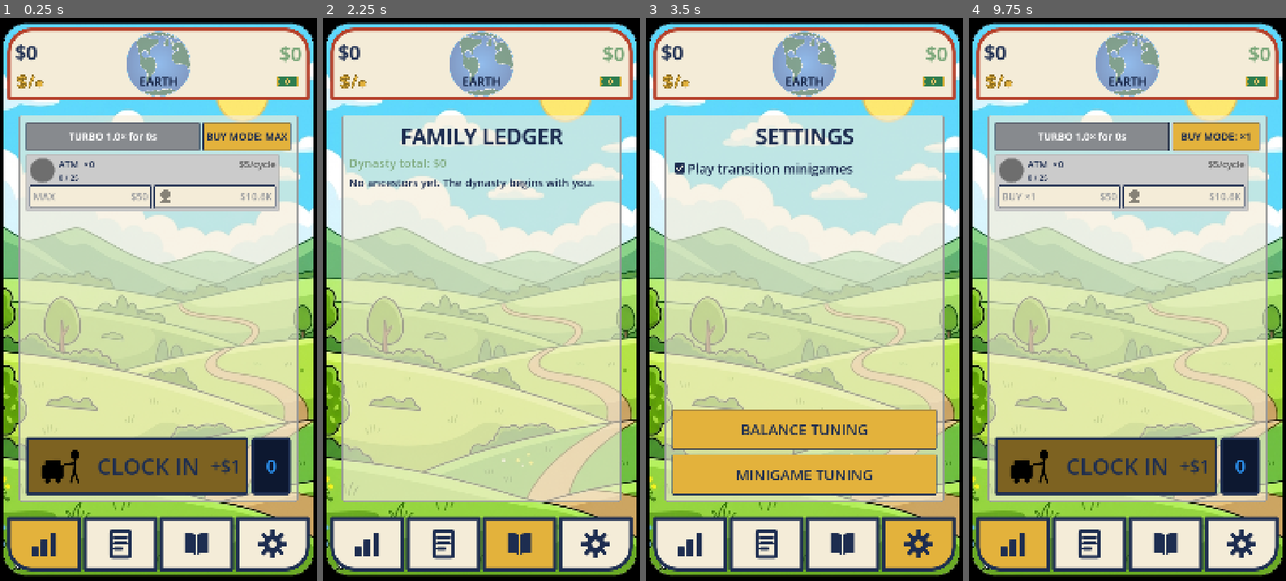
Above: before the commit, frames 1-4 (left to right).
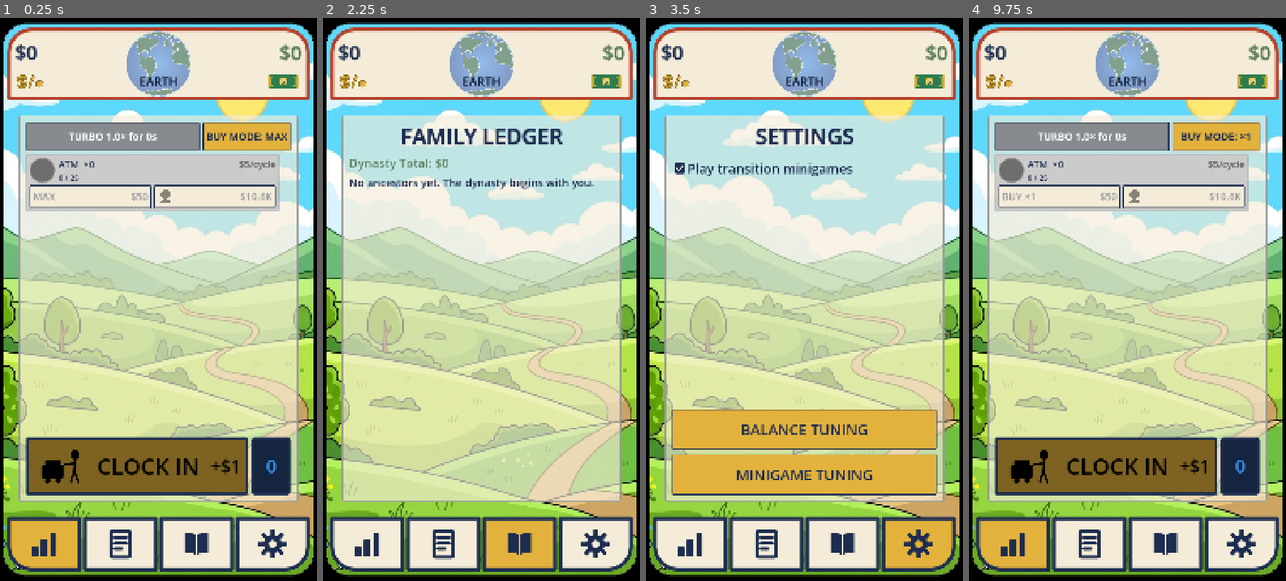
Above: after the commit, the same moments.

Repository: TimGoergen/american-tycoon
Game: Godot game, scene res://Main.tscn
Same seed, same stepped clock (60 frames per second), same inputs: the game is played once before the commit and once after it.
Inputs (mouse positions are in pixels of both pictures, inside the frame that each line leads up to):
- Up to frame 1 (0.25 s): no input
- Up to frame 2 (2.25 s): click (367, 541) at 0.52 s; click (443, 541) at 1.27 s; click (519, 541) at 2.02 s
- Up to frame 3 (3.5 s): click (918, 541) at 2.77 s
- Up to frame 4 (9.75 s): click "Play transition minigames" at 3.5 s; click "Play transition minigames" at 4.25 s; click "BALANCE TUNING" at 5 s; click "MINIGAME TUNING" at 5.75 s; click "BALANCE TUNING" at 6.5 s; click "MINIGAME TUNING" at 7.25 s; click (1013, 541) at 8.02 s; click "TAP AGAIN TO WIPE" at 8.75 s; click "BUY MODE: MAX" at 9.5 s

The runs differ from the first frame. In frame 1, 0.8% of the frame differs, in the area x 30-96%, y 4-82%; in frame 2, 0.5%; in frame 3, 0.3%; in frame 4, 0.8%.

Commit message:
UI: bigger bill, brighter level plate, black Clock In text, darker money green
All verified by headless crops.

- HeroStat: the dollar-bill icon is 40% larger (72×36 -> 100×50); it is positioned from its
  right edge, so the right margin is unchanged. The cash-on-hand total now uses a darker money
  green (new UiPalette.DARK_MONEY_GREEN) for more weight.
- WagePanel: the level badge's plate is a slightly brighter dark blue (LEVEL_PLATE_BG #15243F)
  — INK_NAVY read as nearly black — still darker than the navy frame. The "CLOCK IN" label and
  its "+$x" amount are now full black to match the reference art.
- FamilyLedgerScreen: the dynasty total uses the same DARK_MONEY_GREEN and now reads
  "Dynasty Total: $x" (capital T).

Boot clean; no project.godot churn.

Co-Authored-By: Claude Opus 4.8 <noreply@anthropic.com>
Claude-Session: https://claude.ai/code/session_01YGt1uUMG6RvKpKkyyiDnAD

Diff:
--- a/game/scripts/ui/FamilyLedgerScreen.gd
+++ b/game/scripts/ui/FamilyLedgerScreen.gd
@@ -61,7 +61,7 @@
 
 	_total_label = Label.new()
 	_total_label.autowrap_mode = TextServer.AUTOWRAP_WORD_SMART
-	_total_label.add_theme_color_override("font_color", UiPalette.MONEY_GREEN)
+	_total_label.add_theme_color_override("font_color", UiPalette.DARK_MONEY_GREEN)
 	_total_label.add_theme_font_size_override("font_size", TOTAL_SIZE)
 	column.add_child(_total_label)
 
@@ -89,7 +89,7 @@
 ## reads chronologically). `lifetime_total` is the dynasty-wide cash-earned sum shown in
 ## the header. Call when the tab is opened, so it reflects the latest succession.
 func refresh(ancestors: Array, lifetime_total: float) -> void:
-	_total_label.text = "Dynasty total: %s" % Money.of(lifetime_total).display()
+	_total_label.text = "Dynasty Total: %s" % Money.of(lifetime_total).display()
 
 	# The list grows each generation, so rebuild it fresh rather than appending.
 	for child in _list.get_children():
--- a/game/scripts/ui/HeroStat.gd
+++ b/game/scripts/ui/HeroStat.gd
@@ -41,7 +41,9 @@
 # CASH_BILL_EDGE_PAD is extra right clearance on top of EDGE_MARGIN so the edge-filling bill
 # sits comfortably inside the thick red frame rather than against it.
 const CASH_BILL_ICON_PATH := "res://art/icons/dollar_bill.svg"
-const CASH_BILL_SIZE := Vector2(72, 36)
+# 40% larger than the original 72×36 (Tim, 2026-06-28). The bill is positioned from its RIGHT
+# edge (area.x − margin), so enlarging it grows the bill leftward and keeps the right margin.
+const CASH_BILL_SIZE := Vector2(100, 50)
 const CASH_BILL_EDGE_PAD := 14
 
 # The gold "$/s" income-per-second symbol shown beneath the income number, left-aligned
@@ -168,7 +170,7 @@
 	_income_label = _make_label(UiPalette.NAVY, INCOME_FONT_SIZE, INCOME_BOLD)
 	_content.add_child(_income_label)
 
-	_cash_label = _make_label(UiPalette.MONEY_GREEN, CASH_FONT_SIZE, CASH_BOLD)
+	_cash_label = _make_label(UiPalette.DARK_MONEY_GREEN, CASH_FONT_SIZE, CASH_BOLD)
 	_content.add_child(_cash_label)
 
 	# Beneath each value sits a small icon instead of a word (Tim, 2026-06-28): the gold "$/s"
--- a/game/scripts/ui/UiPalette.gd
+++ b/game/scripts/ui/UiPalette.gd
@@ -15,6 +15,9 @@
 const DARK_GOLD := Color("#A87C16")
 const ATOMIC_TEAL := Color("#9FD8D4")
 const MONEY_GREEN := Color("#7DA87B")
+## A darker money green for headline dollar figures that want more weight than the soft
+## MONEY_GREEN — the cash-on-hand total and the Family Ledger's dynasty total (Tim, 2026-06-28).
+const DARK_MONEY_GREEN := Color("#5E7E5C")
 const INK_NAVY := Color("#0D1830")
 const BRICK := Color("#8E2F1E")
 const PALE_GOLD := Color("#F0D49A")
--- a/game/scripts/ui/WagePanel.gd
+++ b/game/scripts/ui/WagePanel.gd
@@ -253,7 +253,8 @@
 	_wage_title_label.vertical_alignment = VERTICAL_ALIGNMENT_CENTER
 	_wage_title_label.size_flags_horizontal = Control.SIZE_EXPAND_FILL
 	_wage_title_label.add_theme_font_size_override("font_size", UiPalette.FONT_PAGE_TITLE)
-	_wage_title_label.add_theme_color_override("font_color", UiPalette.NAVY)
+	# Full black to match the reference art (Tim, 2026-06-28).
+	_wage_title_label.add_theme_color_override("font_color", Color.BLACK)
 	_wage_title_label.mouse_filter = Control.MOUSE_FILTER_IGNORE
 	row.add_child(_wage_title_label)
 
@@ -262,7 +263,8 @@
 	_wage_amount_label.horizontal_alignment = HORIZONTAL_ALIGNMENT_RIGHT
 	_wage_amount_label.vertical_alignment = VERTICAL_ALIGNMENT_CENTER
 	_wage_amount_label.add_theme_font_size_override("font_size", UiPalette.FONT_DISPLAY)
-	_wage_amount_label.add_theme_color_override("font_color", UiPalette.NAVY)
+	# Full black to match the CLOCK IN label (Tim, 2026-06-28).
+	_wage_amount_label.add_theme_color_override("font_color", Color.BLACK)
 	_wage_amount_label.mouse_filter = Control.MOUSE_FILTER_IGNORE
 	row.add_child(_wage_amount_label)
 
@@ -319,9 +321,14 @@
 ## The level badge plate: a dark-blue (INK_NAVY) fill with the SAME navy frame thickness as
 ## the clock-in meter beside it (style_framed_progress uses 8), so the two read as a matched
 ## pair on the row (Tim, 2026-06-28).
+## A slightly brighter dark blue than INK_NAVY for the level plate — INK_NAVY read as nearly
+## black (Tim, 2026-06-28); still darker than the NAVY frame so the border stays visible.
+const LEVEL_PLATE_BG := Color("#15243F")
+
+
 func _make_level_plate() -> StyleBoxFlat:
 	var style := StyleBoxFlat.new()
-	style.bg_color = UiPalette.INK_NAVY
+	style.bg_color = LEVEL_PLATE_BG
 	style.set_corner_radius_all(10)
 	style.border_color = UiPalette.NAVY
 	style.set_border_width_all(8)
